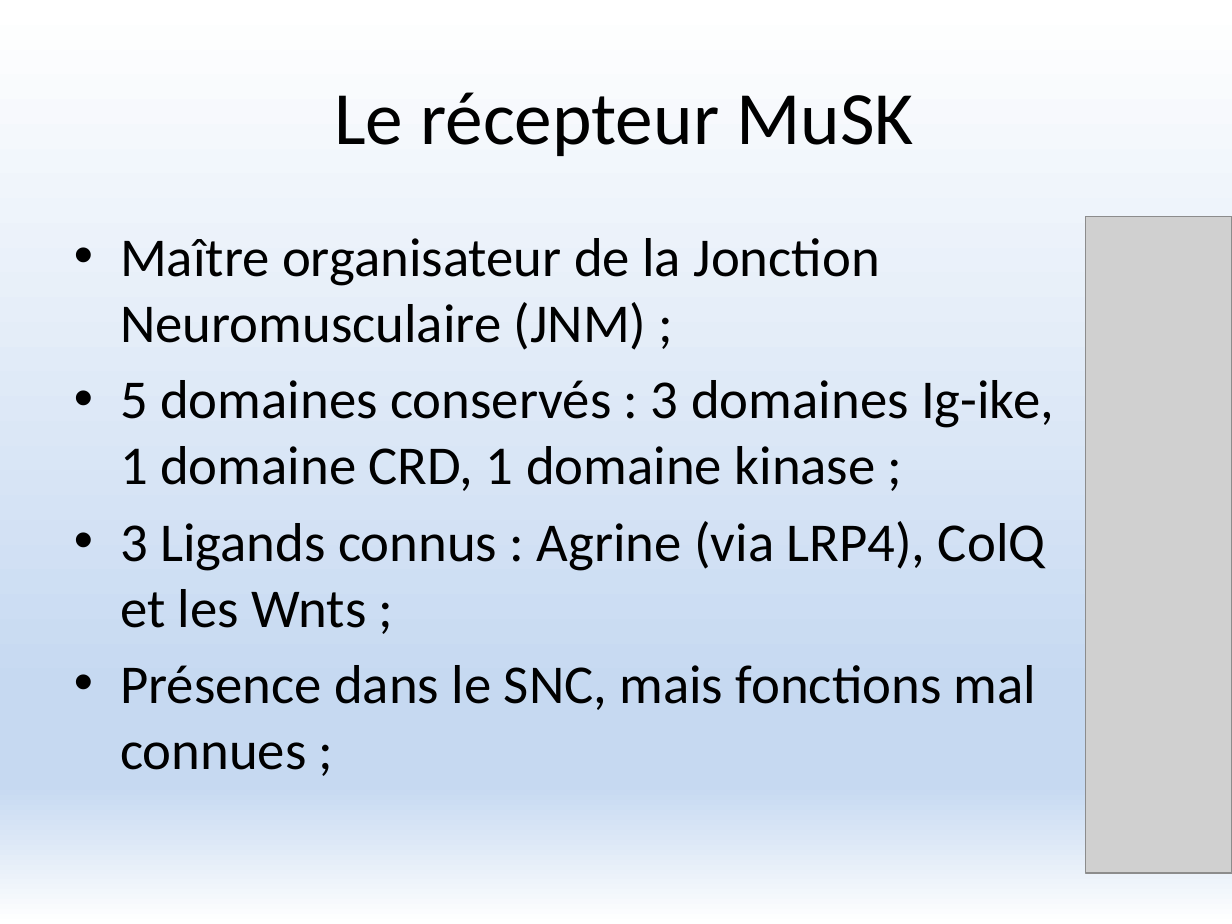
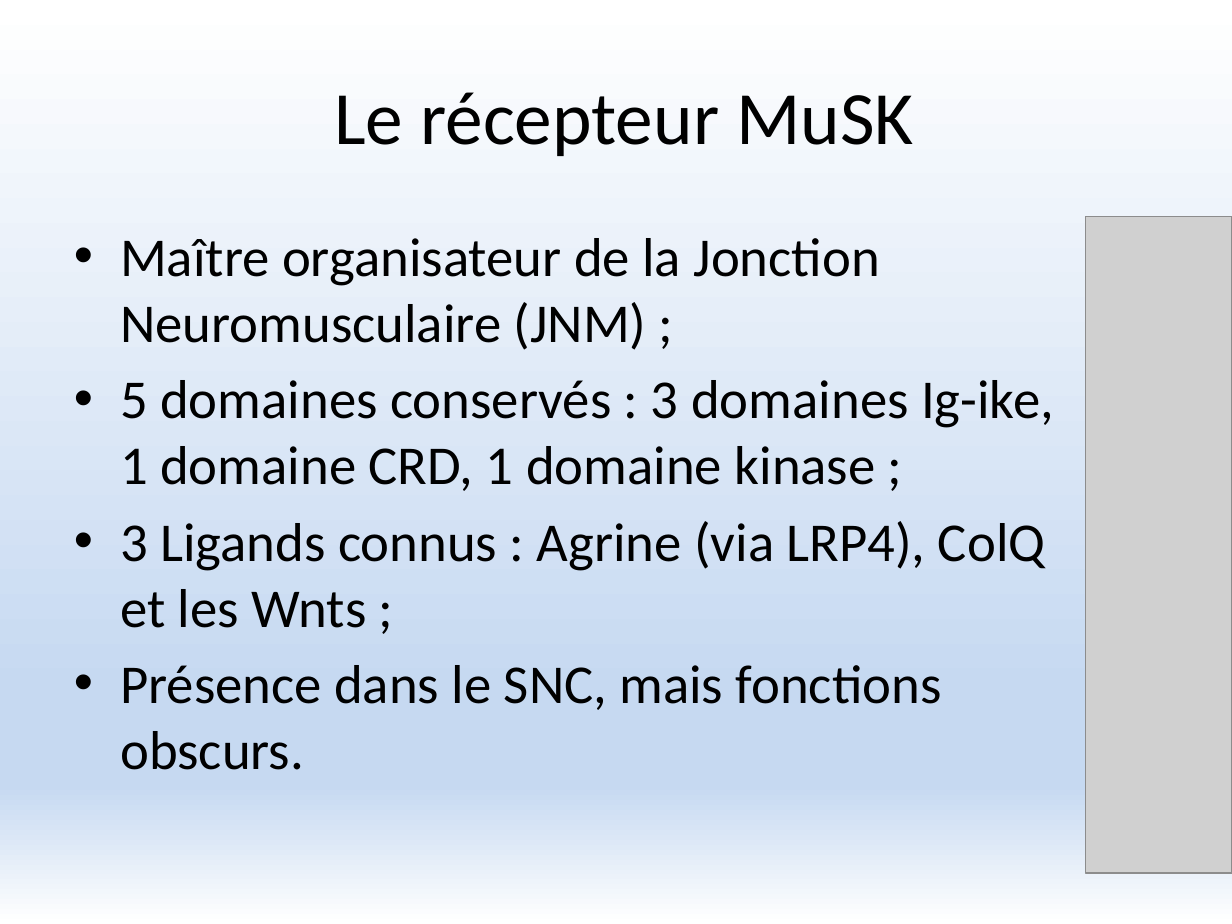
Before and after one commit to FlorentKl/rapport-m2, a slide deck: slide 2 of Présentation Oral.pptx. Drawn at 1232x924 pixels with LibreOffice and Linux fonts; fonts in the diff are those of the drawing; grey boxes stand for pictures. Boxes give left, top, right and bottom in pixels: in the first picture for what was removed or moved away, otherwise in the second. Text is boxed around its words. In the diff, an @@ line names an element or a change of style, - is before the commit and + after.

```diff
--- a/Présentation Oral.pptx
+++ b/Présentation Oral.pptx
@@ text at box(120, 665, 942, 770): text changed @@
-• Présence dans le SNC, mais fonctions mal connues ;
+• Présence dans le SNC, mais fonctions obscurs.
```
Also in this commit, not shown: 8 other slides changed.
